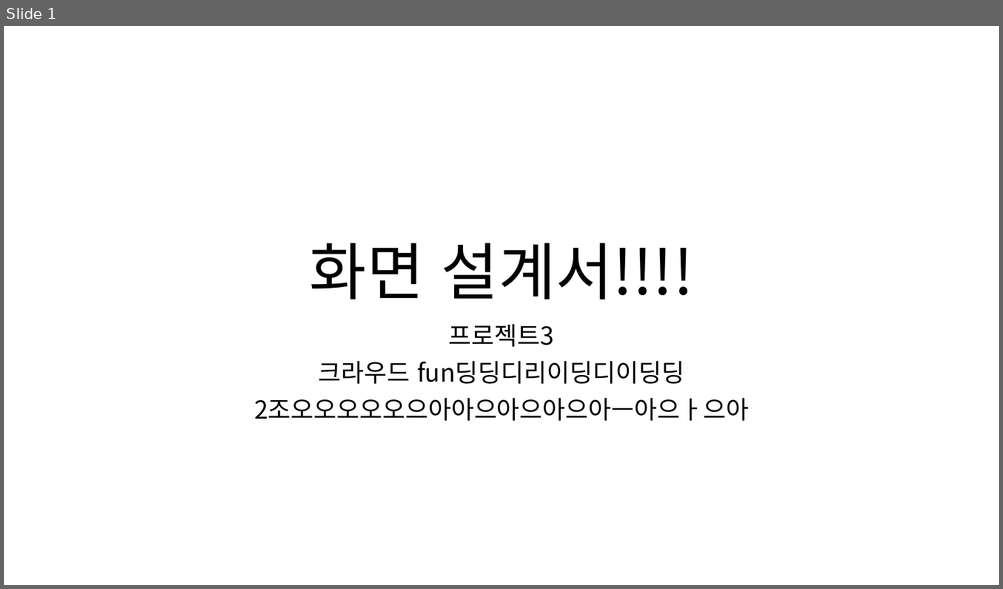
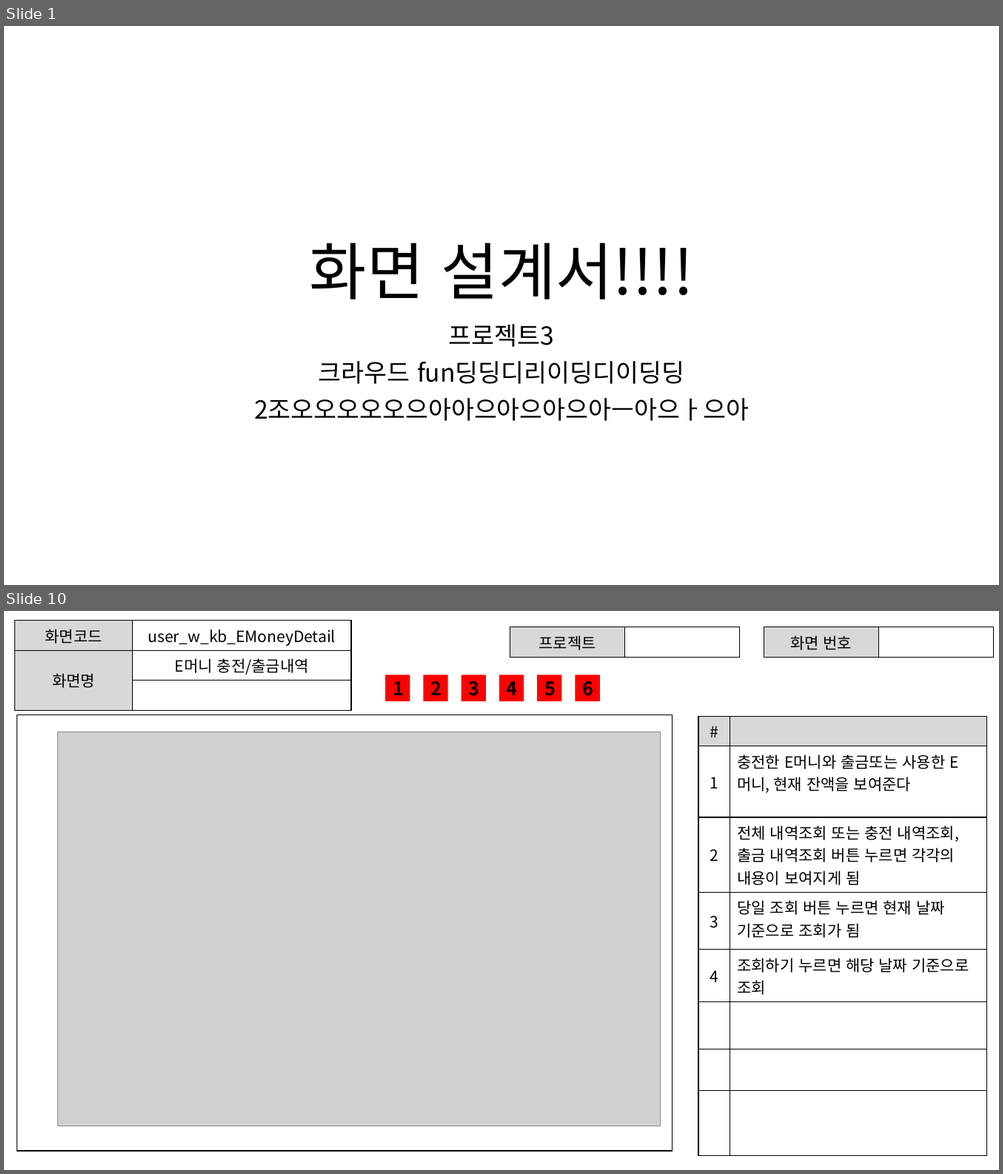
Before and after one commit to ezenteam2/RentalEquip, a slide deck: 0 발표용 파워포인트/0327 4차발표/0327 project04 - 파워포인트 - 기범.pptx. Shown one above the other, each under a label of ours: slide 1 before the commit, slides 1 and 10 after it; the slides between them are not shown. The pictures are 1003x589 and 1003x1174 pixels, drawn with LibreOffice and Linux fonts; fonts in the diff are those of the drawing; grey boxes stand for pictures. Boxes give left, top, right and bottom in pixels: in the first picture for what was removed or moved away, otherwise in the second. Text is boxed around its words. In the diff, an @@ line names an element or a change of style, - is before the commit and + after.

Commit message:
ppt

```diff
--- a/0 발표용 파워포인트/0327 4차발표/0327 project04 - 파워포인트 - 기범.pptx
+++ b/0 발표용 파워포인트/0327 4차발표/0327 project04 - 파워포인트 - 기범.pptx
@@ slide 10 added at [4,611,999,1170], background #FFFFFF @@
@@ table added at [14,621,351,699], 3 rows, 2 columns @@
+화면코드 | user_w_kb_EMoneyDetail
+화면명 | E머니 충전/출금내역
+ | 
@@ table added at [510,627,740,653], 1 rows, 2 columns @@
+프로젝트 | 
@@ table added at [763,627,993,653], 1 rows, 2 columns @@
+화면 번호 | 
@@ rectangle added at [385,675,410,701], fill #FF0000, 18 pt, text #000000, bold @@
+1
@@ rectangle added at [424,675,448,701], fill #FF0000, 18 pt, text #000000, bold @@
+2
@@ rectangle added at [461,675,486,701], fill #FF0000, 18 pt, text #000000, bold @@
+3
@@ rectangle added at [499,675,524,701], fill #FF0000, 18 pt, text #000000, bold @@
+4
@@ rectangle added at [537,675,561,701], fill #FF0000, 18 pt, text #000000, bold @@
+5
@@ rectangle added at [575,675,600,701], fill #FF0000, 18 pt, text #000000, bold @@
+6
@@ rectangle added at [17,715,671,1151], fill #FFFFFF, outline #000000 1 pt @@
@@ table added at [699,716,987,1133], 8 rows, 2 columns @@
+# | 
+1 | 충전한 E머니와 출금또는 사용한 E머니, 현재 잔액을 보여준다
+2 | 전체 내역조회 또는 충전 내역조회, 출금 내역조회 버튼 누르면 각각의 내용이 보여지게 됨
+3 | 당일 조회 버튼 누르면 현재 날짜 기준으로 조회가 됨
+4 | 조회하기 누르면 해당 날짜 기준으로 조회
+ | 
+ | 
+ | 
@@ picture added at [58,732,660,1127] @@
```
Also in this commit, not shown: 18 other slides added.
